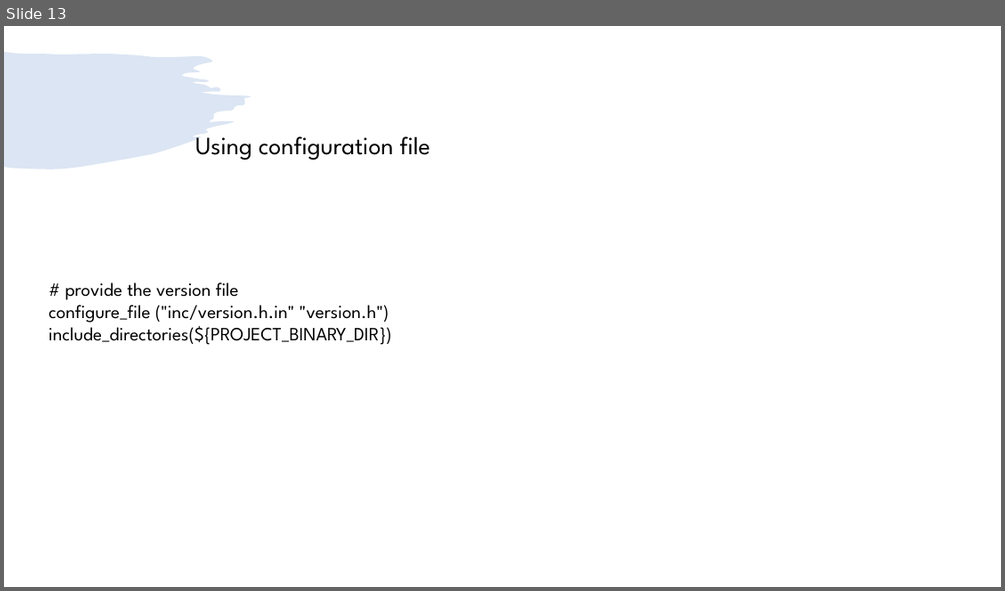
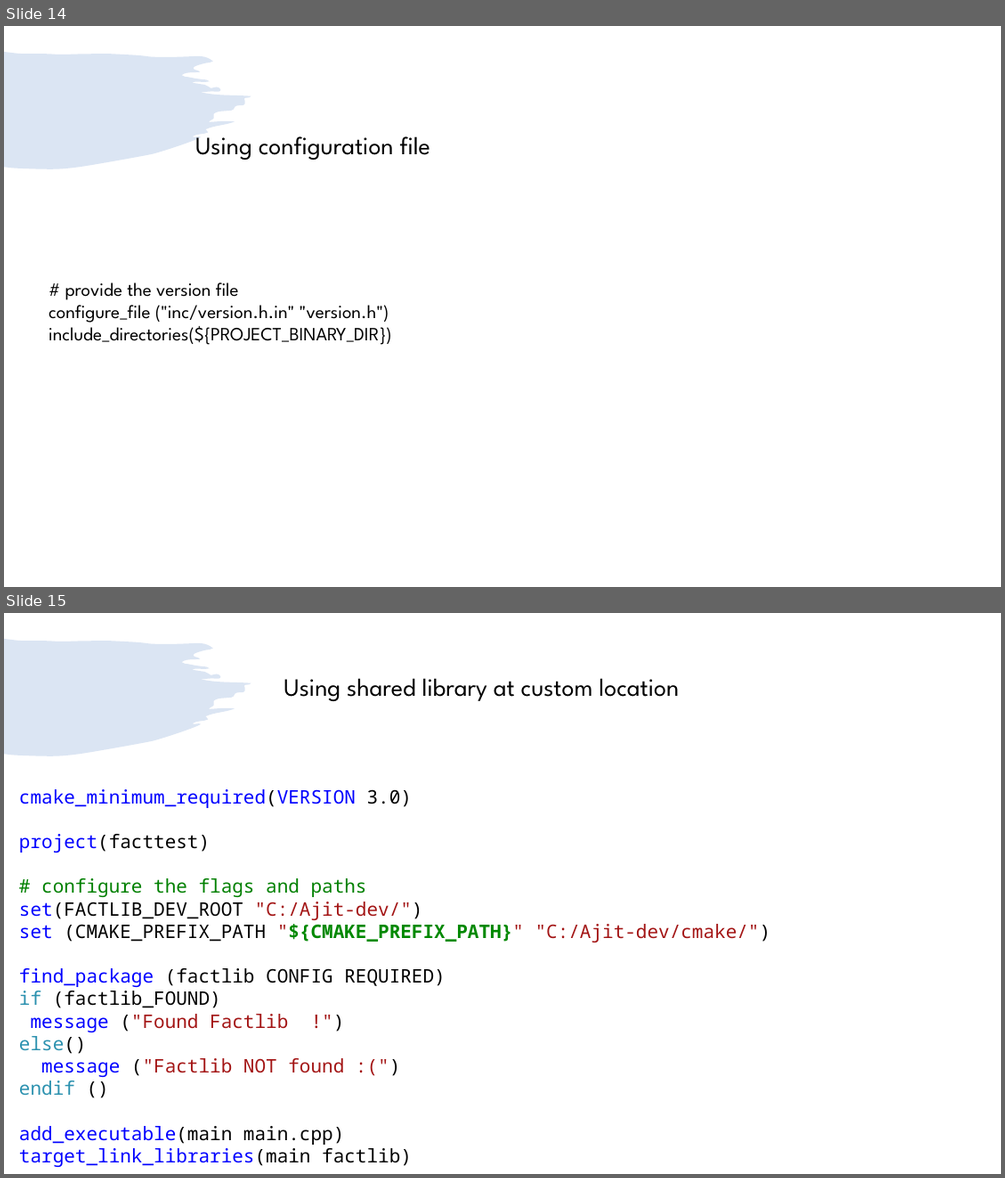
Before and after one commit to girishlande/cmake, a slide deck: learnings.pptx. Shown one above the other, each under a label of ours: slide 13 before the commit, slides 14 and 15 after it. The pictures are 1005x591 and 1005x1178 pixels, drawn with LibreOffice and Linux fonts; fonts in the diff are those of the drawing. Boxes give left, top, right and bottom in pixels: in the first picture for what was removed or moved away, otherwise in the second. Text is boxed around its words. In the diff, an @@ line names an element or a change of style, - is before the commit and + after.

Commit message:
Update cmake learning

```diff
--- a/learnings.pptx
+++ b/learnings.pptx
@@ slide 15 added at <box>4,613,1001,1174</box>, background #FFFFFF; not listed: 1 template element that a slide beside it also shows @@
@@ text added at <box>283,678,679,701</box>, 24 pt, text #000000 @@
+Using shared library at custom location
@@ text added at <box>19,789,771,1167</box>, 18 pt, text #000000 @@
+cmake_minimum_required(VERSION 3.0)
+project(facttest)
+# configure the flags and paths
+set(FACTLIB_DEV_ROOT "C:/Ajit-dev/")
+set (CMAKE_PREFIX_PATH "${CMAKE_PREFIX_PATH}" "C:/Ajit-dev/cmake/")
+find_package (factlib CONFIG REQUIRED)
+if (factlib_FOUND)
+message ("Found Factlib !")
+else()
+message ("Factlib NOT found :(")
+endif ()
+add_executable(main main.cpp)
+target_link_libraries(main factlib)
@@ what was slide 13 is now slide 14 @@
```
Also in this commit, not shown: 4 slides changed, 1 other slide added, 1 slide removed.
